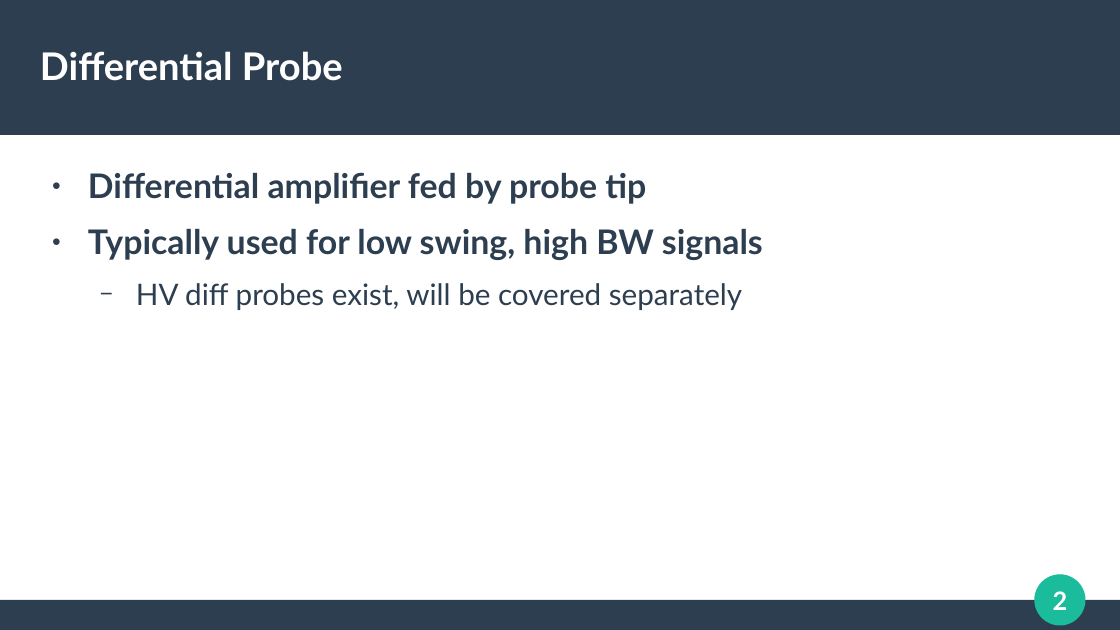
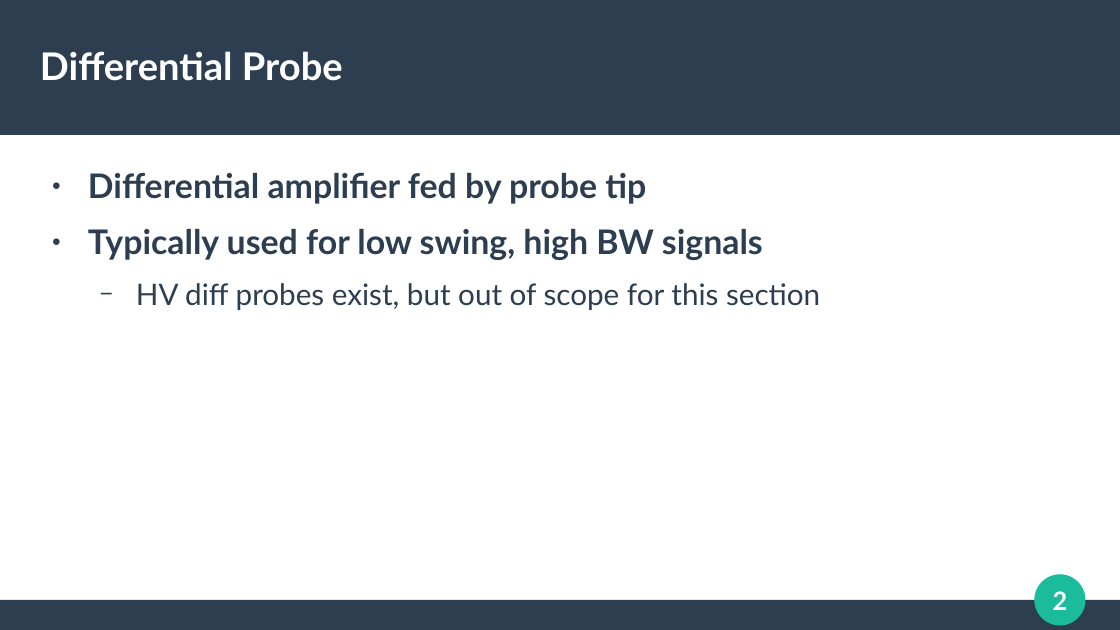
Before and after one commit to azonenberg/electronics-training, a slide deck: slide 2 of oscilloscope-probing/sec05-active-diff.odp. Drawn at 1120x630 pixels with LibreOffice and Linux fonts; fonts in the diff are those of the drawing. Boxes give left, top, right and bottom in pixels: in the first picture for what was removed or moved away, otherwise in the second. Text is boxed around its words. In the diff, an @@ line names an element or a change of style, - is before the commit and + after.

```diff
--- a/oscilloscope-probing/sec05-active-diff.odp
+++ b/oscilloscope-probing/sec05-active-diff.odp
@@ text at [136,283,820,310]: text changed @@
-  − HV diff probes exist, will be covered separately
+  − HV diff probes exist, but out of scope for this section
```
Also in this commit, not shown: 2 other slides changed, 2 slides added, 2 slides removed, 3 other files.
